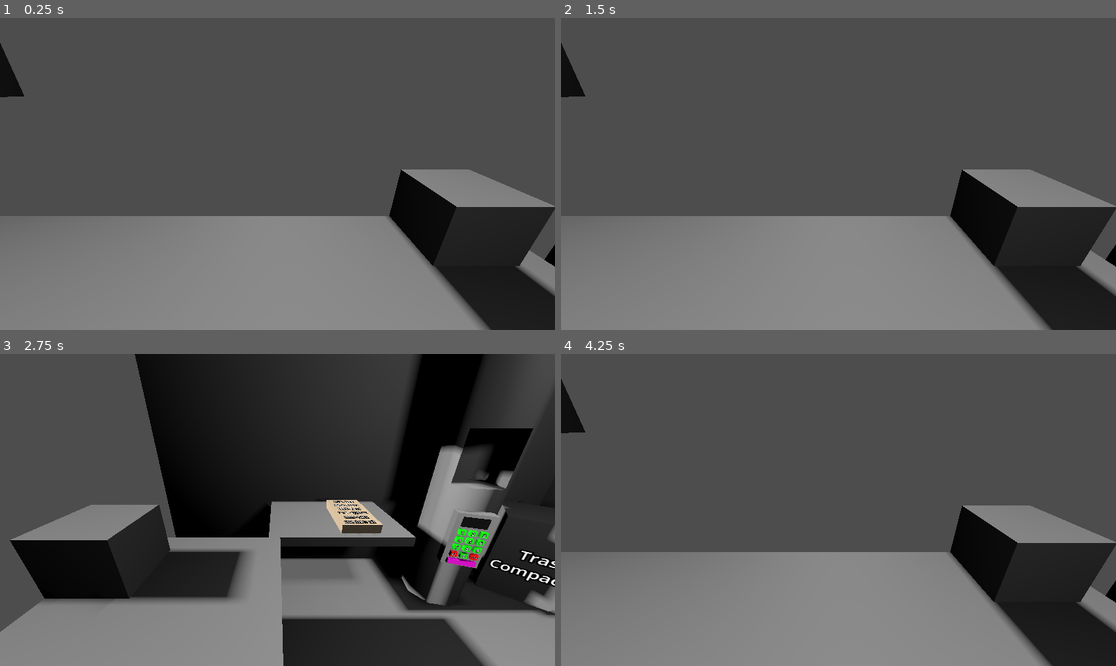
Above: before the commit, frames 1-4 (two rows, left to right).
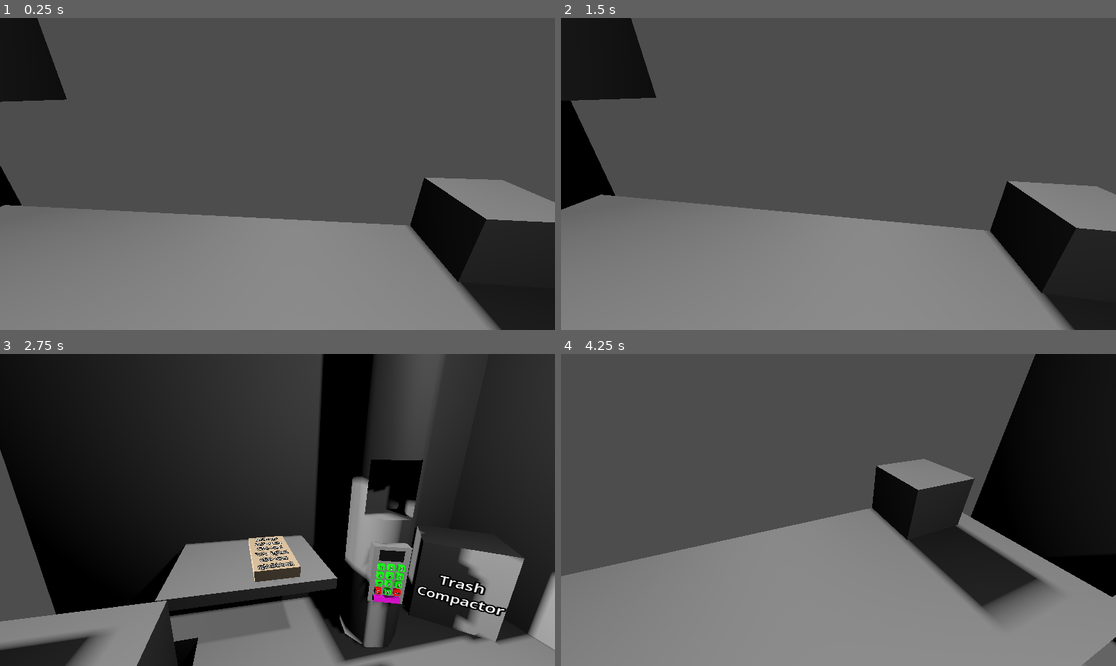
Above: after the commit, the same moments.

Repository: KristenKaiser/BadIdeas2026
Game: Godot game, scene res://Scenes/Main.tscn
Same seed, same stepped clock (60 frames per second), same inputs: the game is played once before the commit and once after it.
Inputs (mouse positions are in pixels of both pictures, inside the frame that each line leads up to):
- Up to frame 1 (0.25 s): no input
- Up to frame 2 (1.5 s): tap Enter at 0.5 s; move the mouse to (960, 158) at 0.52 s; hold Right (ui_right) 0.53-1.28 s; click (960, 158) at 0.67 s; tap Space at 1.25 s; move the mouse to (727, 189) at 1.27 s; hold Left (ui_left) from 1.28 s (still down); click (727, 189) at 1.42 s
- Up to frame 3 (2.75 s): move the mouse to (333, 441) at 2.02 s; release Left (ui_left) at 2.03 s; hold Right (ui_right) from 2.03 s (still down); click (333, 441) at 2.17 s
- Up to frame 4 (4.25 s): tap Enter at 2.75 s; move the mouse to (810, 572) at 2.77 s; click (810, 572) at 2.92 s; tap Space at 3.5 s; move the mouse to (1005, 556) at 3.52 s; release Right (ui_right) at 3.53 s; hold Left (ui_left) from 3.53 s (still down); click (1005, 556) at 3.67 s

The runs differ from the first frame. In frame 1, 7.6% of the frame differs, in the area x 0-100%, y 0-100%; in frame 2, 14%; in frame 3, 58%; in frame 4, 28%.

Commit message:
camera controls - added center camera drift -improved camera change view to use set values

Diff:
--- a/bad-ideas-game-jam-2026/Scripts/main_camera.gd
+++ b/bad-ideas-game-jam-2026/Scripts/main_camera.gd
@@ -1,10 +1,74 @@
 extends Camera3D
 
+enum Direction {LEFT, CENTER, RIGHT}
+var current_direction : Direction
+
+var x_max_rotation_change : float = 35
+var y_max_rotation_change : float = 35
+
+var left_position = Vector3(-.885, 1.75, -1.5)
+var left_rotation = Vector3(-15, 101.5, 0)
+
+var center_position = Vector3(-.3, 1.75, -2.02)
+var center_rotation = Vector3(-57 + x_max_rotation_change, 5, 0)
+
+var right_position = Vector3(0, 1.75, -1.5)
+var right_rotation = Vector3(-15, -101.5, 0)
+
 func _ready() -> void:
-	rotation_degrees.y = 0
+	move_camera(Direction.CENTER)
+
+func _process(delta: float) -> void:
+	if current_direction == Direction.CENTER:
+		follow_mouse()
 
 func _unhandled_input(event: InputEvent):
-	if event.is_action_pressed("ui_right")and rotation_degrees.y >= 0:
-		rotation_degrees.y -= 90
-	elif event.is_action_pressed("ui_left") and rotation_degrees.y <= 0:
-		rotation_degrees.y += 90
+	if event.is_action_pressed("ui_right"):
+		if current_direction == Direction.LEFT:
+			move_camera(Direction.CENTER)
+		elif current_direction == Direction.CENTER:
+			move_camera(Direction.RIGHT)
+	elif event.is_action_pressed("ui_left"):
+		if current_direction == Direction.RIGHT:
+			move_camera(Direction.CENTER)
+		elif current_direction == Direction.CENTER:
+			move_camera(Direction.LEFT)
+
+func move_camera(direction : Direction):
+	current_direction = direction
+	match direction:
+		Direction.RIGHT:
+			position = right_position
+			rotation_degrees = right_rotation
+		Direction.CENTER:
+			position = center_position
+			rotation_degrees = center_rotation
+		Direction.LEFT:
+			position = left_position
+			rotation_degrees = left_rotation
+
+
+func follow_mouse():
+	var change : float = 1
+
+	var mouse_pos = get_viewport().get_mouse_position()
+	var screen_center = get_viewport().get_visible_rect().size/2
+	var x_change : float = 0
+	var y_change : float = 0
+	var y_dist_to_center : float = abs(mouse_pos.x - screen_center.x)/screen_center.x
+	var x_dist_to_center : float = abs(mouse_pos.y - screen_center.y)/screen_center.y
+	if mouse_pos.y > screen_center.y:
+		if rotation_degrees.x - change > center_rotation.x - x_max_rotation_change:
+			x_change = -smoothstep(0.0, 1.0, x_dist_to_center)
+	elif mouse_pos.y < screen_center.y:
+		if rotation_degrees.x + change < center_rotation.x + x_max_rotation_change:
+			x_change = smoothstep(0.0, 1.0, x_dist_to_center)
+
+	if mouse_pos.x > screen_center.x:
+		if rotation_degrees.y - change > center_rotation.y - y_max_rotation_change:
+			y_change = -smoothstep(0.0, 1.0, y_dist_to_center)
+	elif mouse_pos.x < screen_center.x:
+		if rotation_degrees.y + change < center_rotation.y + y_max_rotation_change:
+			y_change = smoothstep(0.0, 1.0, y_dist_to_center)
+	#
+	rotation_degrees += Vector3(x_change, y_change , 0)
